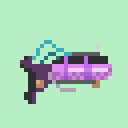
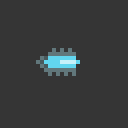
Layers edited between the first and the second w=128, h=128 image:
hid group "zerg pistol w hands" (3 layers) over [20, 40, 112, 104]
added layer "tail shade" (25%) above "glow" over [40, 56, 48, 68]
added layer "glow" (37%) above "laser beam" over [36, 48, 76, 76]
added layer "laser beam" above "old gun parts" over [44, 56, 80, 68]
added group "old gun parts" with 8 layers above "Screenshot (66)" over [24, 40, 96, 96]
added layer "Rectangle 2" above "Rectangle 1" over [0, 0, 128, 128]
